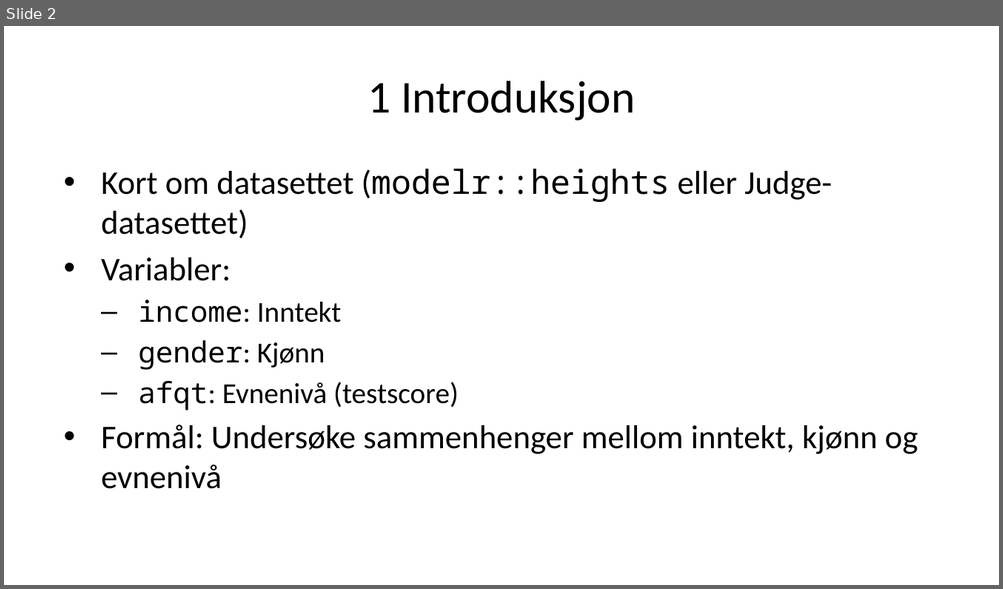
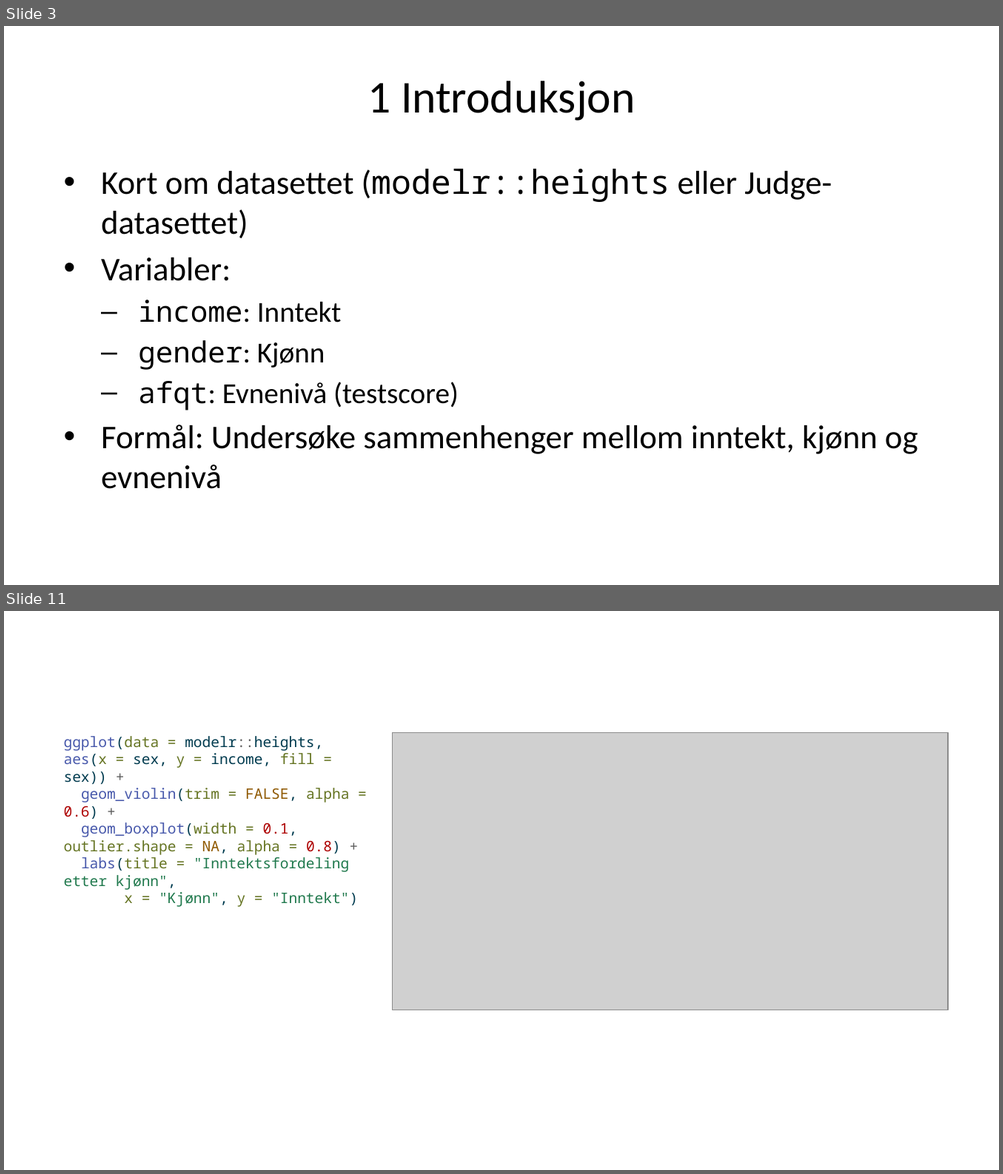
Before and after one commit to H-Vika/MSB105-Assign-2, a slide deck: MSB105 assign 2 presentasjon.pptx. Shown one above the other, each under a label of ours: slide 2 before the commit, slides 3 and 11 after it; the slides between them are not shown. The pictures are 1003x589 and 1003x1174 pixels, drawn with LibreOffice and Linux fonts; fonts in the diff are those of the drawing; grey boxes stand for pictures. Boxes give left, top, right and bottom in pixels: in the first picture for what was removed or moved away, otherwise in the second. Text is boxed around its words. In the diff, an @@ line names an element or a change of style, - is before the commit and + after.

Commit message:
lagt til flerer tabeller som omhandler kjønn og inntekt.

```diff
--- a/MSB105 assign 2 presentasjon.pptx
+++ b/MSB105 assign 2 presentasjon.pptx
@@ slide 11 added at <box>4,611,999,1170</box>, background #FFFFFF @@
@@ text added at <box>64,736,358,907</box>, 10.5 pt, text #657422 @@
+ggplot(data = modelr::heights, aes(x = sex, y = income, fill = sex)) +
+geom_violin(trim = FALSE, alpha = 0.6) +
+geom_boxplot(width = 0.1, outlier.shape = NA, alpha = 0.8) +
+labs(title = "Inntektsfordeling etter kjønn",
+x = "Kjønn", y = "Inntekt")
@@ picture added at <box>392,732,947,1010</box> @@
@@ what was slide 2 is now slide 3 @@
```
Also in this commit, not shown: 3 slides changed, 18 other slides added, 2 slides removed, 3 other files.
